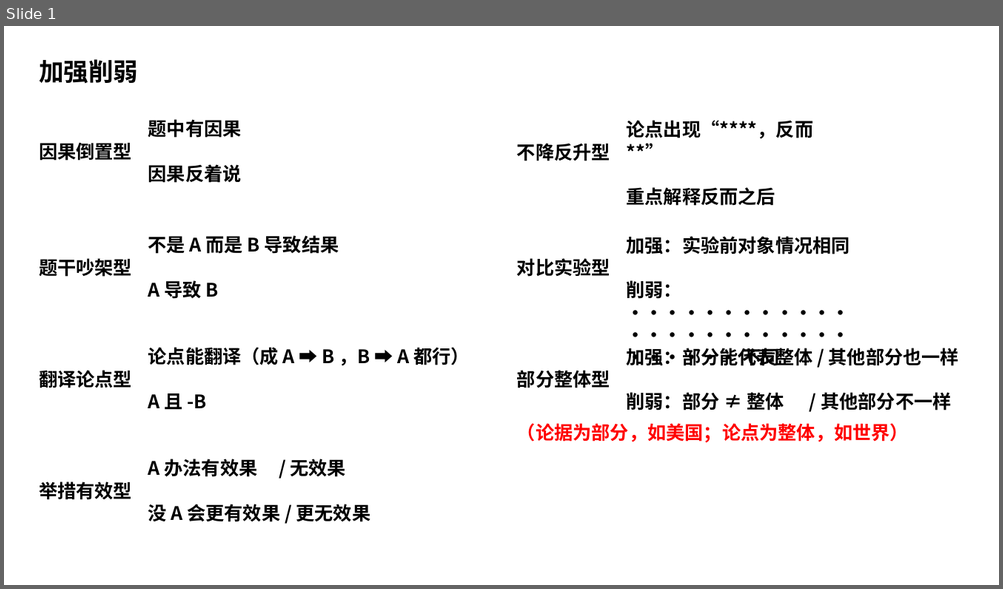
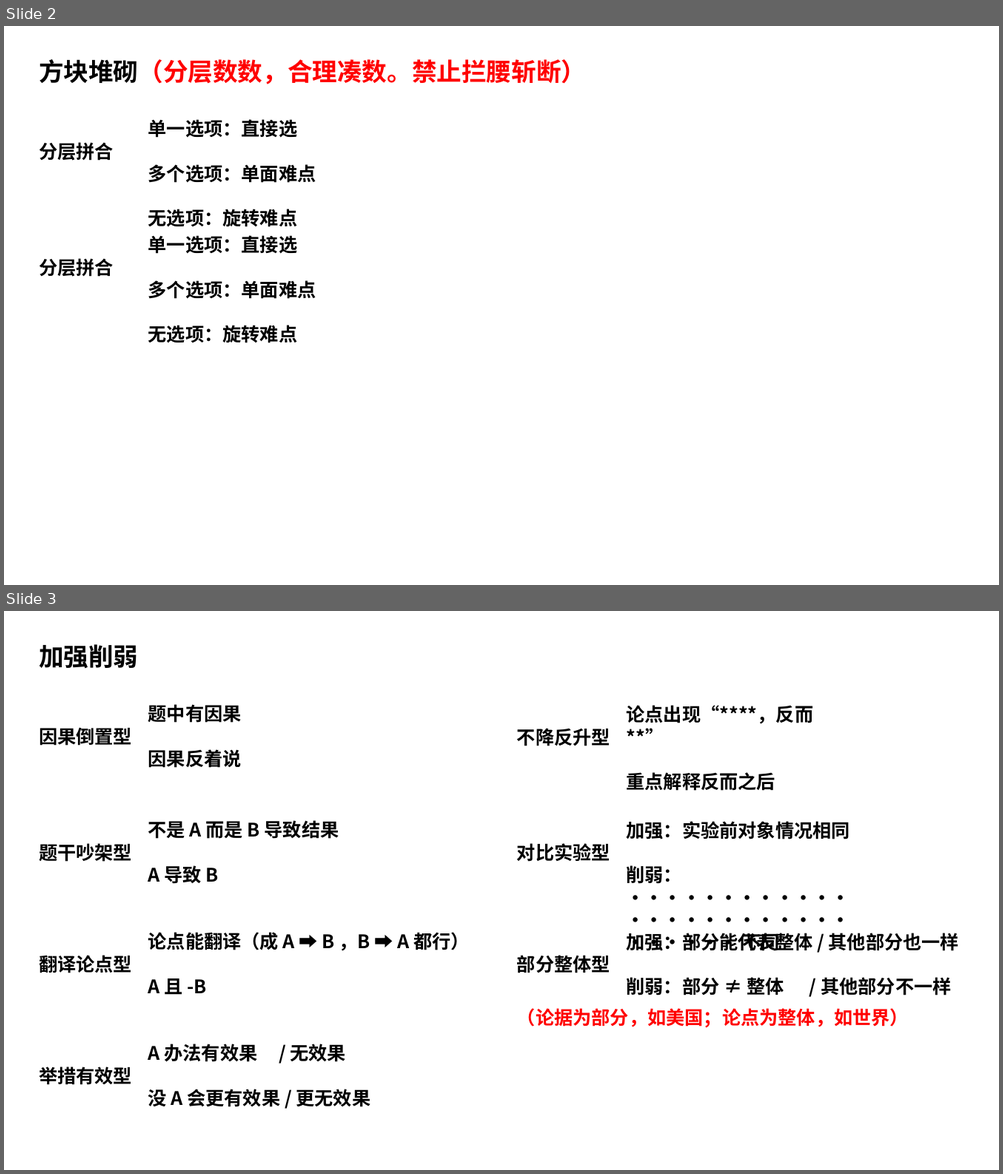
Before and after one commit to hornhuang/coder2ShiYeBian, a slide deck: 判断推理.pptx. Shown one above the other, each under a label of ours: slide 1 before the commit, slides 2 and 3 after it. The pictures are 1003x589 and 1003x1174 pixels, drawn with LibreOffice and Linux fonts; fonts in the diff are those of the drawing. Boxes give left, top, right and bottom in pixels: in the first picture for what was removed or moved away, otherwise in the second. Text is boxed around its words. In the diff, an @@ line names an element or a change of style, - is before the commit and + after.

```diff
--- a/判断推理.pptx
+++ b/判断推理.pptx
@@ slide 2 added at bbox=[4, 26, 999, 585], background #FFFFFF @@
@@ text added at bbox=[39, 59, 586, 84], 24 pt, text #FF0000, bold @@
+方块堆砌（分层数数，合理凑数。禁止拦腰斩断）
@@ text added at bbox=[148, 119, 316, 227], 18 pt, text #000000, bold @@
+单一选项：直接选
+多个选项：单面难点
+无选项：旋转难点
@@ text added at bbox=[39, 142, 114, 161], 18 pt, text #000000, bold @@
+分层拼合
@@ text added at bbox=[148, 235, 316, 343], 18 pt, text #000000, bold @@
+单一选项：直接选
+多个选项：单面难点
+无选项：旋转难点
@@ text added at bbox=[39, 258, 114, 277], 18 pt, text #000000, bold @@
+分层拼合
@@ what was slide 1 is now slide 3 @@
```
Also in this commit, not shown: 1 other slide added.
